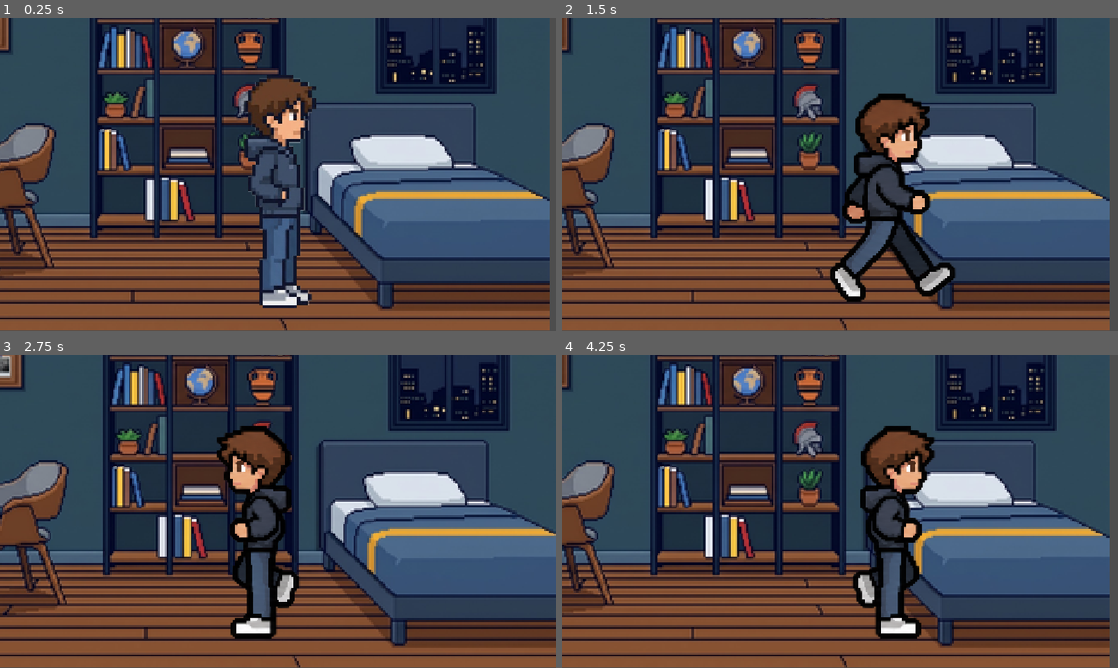
Above: before the commit, frames 1-4 (two rows, left to right).
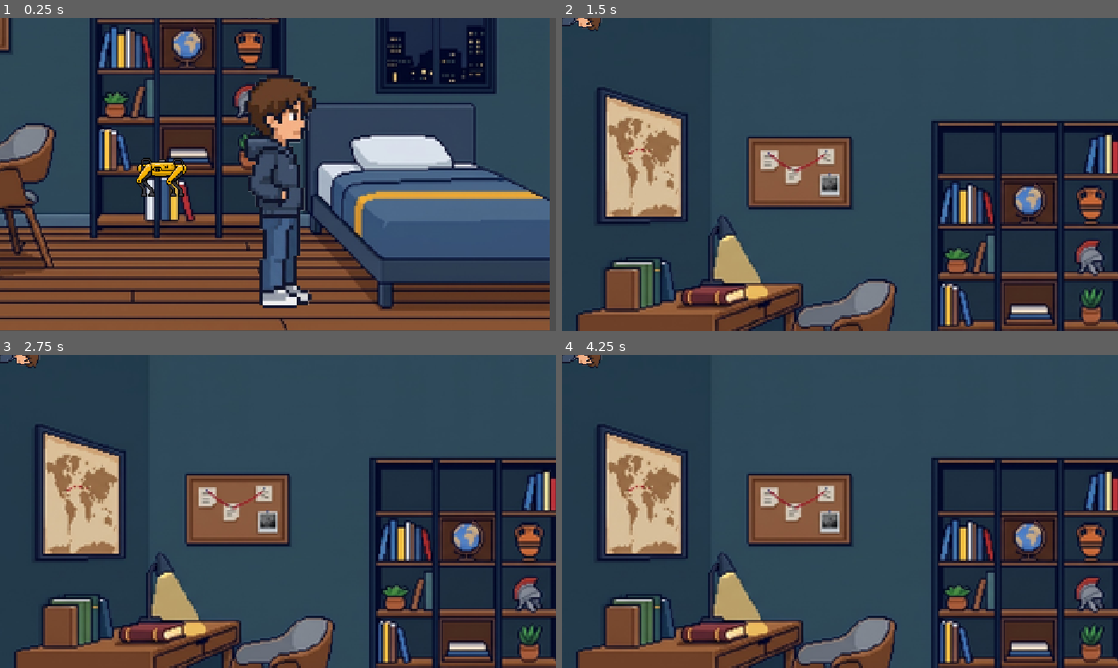
Above: after the commit, the same moments.

Repository: alexnikoghosyan/Ctrl-Z
Game: Godot game, scene res://scene/intro.tscn
Two runs of this game, one before a commit and one after it. Both use one fixed random seed, a clock stepped at 60 frames per second and the inputs below.
Inputs (mouse positions are in pixels of both pictures, inside the frame that each line leads up to):
- Up to frame 1 (0.25 s): no input
- Up to frame 2 (1.5 s): move the mouse to (962, 158) at 0.52 s; hold Right (Right) from 0.53 s (still down); tap E (E) at 0.6, 1.35 s; click (962, 158) at 0.67 s; move the mouse to (728, 190) at 1.27 s; click (728, 190) at 1.42 s
- Up to frame 3 (2.75 s): move the mouse to (333, 442) at 2.02 s; release Right (Right) at 2.03 s; hold Left (Left) from 2.03 s (still down); tap E (E) at 2.1 s; click (333, 442) at 2.17 s
- Up to frame 4 (4.25 s): move the mouse to (812, 574) at 2.77 s; release Left (Left) at 2.78 s; hold Right (Right) from 2.78 s (still down); tap E (E) at 2.85, 3.6 s; click (812, 574) at 2.92 s; move the mouse to (1006, 558) at 3.52 s; click (1006, 558) at 3.67 s

The runs differ from the first frame. In frame 1, 0.7% of the frame differs, in the area x 24-34%, y 44-58%; in frame 2, 78%, in the area x 0-100%, y 0-100%; in frame 3, 76%; in frame 4, 78%.

Commit message:
..

Diff:
--- a/scene/character_body_2d.gd
+++ b/scene/character_body_2d.gd
@@ -21,8 +21,6 @@
 func _ready() -> void:
 	dog_vertical_offset = dog.global_position.y - global_position.y
 
-	# Detach the dog from the player so it can trail the player's path smoothly.
-	dog.reparent(get_parent(), true)
 	dog.z_index = 1
 	sprite.z_index = 2
 	dog.play("default")
--- a/scene/intro.gd
+++ b/scene/intro.gd
@@ -1,26 +1,42 @@
 extends Node
 
 const CHILD_DIALOGUE := "res://dialogue_child_panel.png"
+const ROBOT_DIALOGUE := "res://dialogue_robot_panel.png"
+const TYPEWRITER_SPEED := 32.0
 
 var player_in_area := false
 var table_view_active := false
 var book_is_open := false
 var animation_busy := false
 var opening_book := false
+var ending_started := false
 
 var dialogue_panel: TextureRect
+var dialogue_text: Label
+var dialogue_index := 0
+var conversation_finished := false
+var typing_dialogue := false
+var typewriter_elapsed := 0.0
+const DIALOGUE_LINES := [
+	"Երեխա․ «Ի՞նչ է տեղի ունեցել Չեռնոբիլի ատոմակայանի հետ»։",
+	"Ռոբոտ-շուն․ «1986-ին ռեակտորի վթարի հետևանքով մեծ քանակությամբ ռադիոակտիվ նյութեր տարածվեցին»։",
+	"Երեխա․ «Իսկ ի՞նչ եղավ այնտեղ ապրող մարդկանց հետ»։",
+	"Ռոբոտ-շուն․ «Մարդկանց տարհանեցին, իսկ վթարի հետևանքները երկար տարիներ ազդեցին շրջակա միջավայրի վրա»։"
+]
 
 @onready var stand_up: Node = $"Intro/StandUp"
 @onready var standing_down: Node = $"Intro/Standing_Down"
 @onready var player_body: CharacterBody2D = $"Intro/StandUp/CharacterBody2D"
 @onready var book_sprite: AnimatedSprite2D = $"Intro/Standing_Down/AnimatedSprite2D"
 @onready var interaction_area: Area2D = $"Intro/StandUp/Area2D"
+@onready var bed_area: Area2D = $"Intro/StandUp/Area2D2"
 
 
 func _ready() -> void:
 	interaction_area.body_entered.connect(_on_interaction_body_entered)
 	interaction_area.body_exited.connect(_on_interaction_body_exited)
 	interaction_area.monitoring = true
+	bed_area.body_entered.connect(_on_bed_body_entered)
 
 	_create_dialogue_ui()
 
@@ -47,19 +63,51 @@
 	if animation_busy:
 		return
 
-	if Input.is_action_just_pressed("Right") and not book_is_open:
-		_set_book_open(true)
-	elif Input.is_action_just_pressed("Left") and book_is_open:
-		_set_book_open(false)
+	if typing_dialogue:
+		typewriter_elapsed += _delta
+		var visible_count := int(typewriter_elapsed * TYPEWRITER_SPEED)
+		dialogue_text.visible_characters = mini(visible_count, dialogue_text.text.length())
+		if dialogue_text.visible_characters >= dialogue_text.text.length():
+			typing_dialogue = false
+			if dialogue_index == DIALOGUE_LINES.size() - 1:
+				conversation_finished = true
+		if typing_dialogue:
+			if Input.is_action_just_pressed("Right"):
+				dialogue_text.visible_characters = -1
+				typing_dialogue = false
+				if dialogue_index == DIALOGUE_LINES.size() - 1:
+					conversation_finished = true
+			return
+
+	if not book_is_open:
+		if Input.is_action_just_pressed("Right"):
+			_set_book_open(true)
+		return
+
+	if Input.is_action_just_pressed("Right"):
+		if dialogue_index < DIALOGUE_LINES.size() - 1:
+			dialogue_index += 1
+			_show_dialogue_line()
+	elif Input.is_action_just_pressed("Left"):
+		if conversation_finished:
+			_set_book_open(false)
+		elif dialogue_index > 0:
+			dialogue_index -= 1
+			_show_dialogue_line()
 
 
 func _input(event: InputEvent) -> void:
 	if not table_view_active or animation_busy:
 		return
 	if event is InputEventMouseButton and event.button_index == MOUSE_BUTTON_LEFT and event.pressed:
-		var local_mouse := book_sprite.to_local(book_sprite.get_global_mouse_position())
-		if book_sprite.get_rect().has_point(local_mouse):
-			_set_book_open(not book_is_open)
+		var local_mouse := book_sprite.get_local_mouse_position()
+		var frame_texture := book_sprite.sprite_frames.get_frame_texture(book_sprite.animation, book_sprite.frame)
+		var frame_rect := Rect2(-frame_texture.get_size() * 0.5, frame_texture.get_size())
+		if frame_rect.has_point(local_mouse):
+			if not book_is_open:
+				_set_book_open(true)
+			elif conversation_finished:
+				_set_book_open(false)
 
 
 func _set_book_open(open: bool) -> void:
@@ -93,22 +141,22 @@
 	dialogue_panel.mouse_filter = Control.MOUSE_FILTER_IGNORE
 
 	var viewport_size := get_viewport().get_visible_rect().size
-	var panel_width := minf(900.0, viewport_size.x - 32.0)
+	var panel_width := minf(1100.0, viewport_size.x - 32.0)
 	var panel_height := panel_width * float(panel_texture.get_height()) / float(panel_texture.get_width())
 	dialogue_panel.position = Vector2((viewport_size.x - panel_width) * 0.5, viewport_size.y - panel_height - 12.0)
 	dialogue_panel.size = Vector2(panel_width, panel_height)
 	dialogue_panel.visible = false
 	layer.add_child(dialogue_panel)
 
-	var dialogue_text := Label.new()
+	dialogue_text = Label.new()
 	dialogue_text.name = "ChildQuestion"
-	dialogue_text.text = "Ի՞նչ է տեղի ունեցել Չեռնոբիլի ատոմակայանի հետ։"
-	dialogue_text.position = Vector2(panel_width * 0.265, panel_height * 0.20)
-	dialogue_text.size = Vector2(panel_width * 0.68, panel_height * 0.60)
+	dialogue_text.text = "Երեխա․ «Ի՞նչ է տեղի ունեցել Չեռնոբիլի ատոմակայանի հետ»։"
+	dialogue_text.position = Vector2(panel_width * 0.255, panel_height * 0.25)
+	dialogue_text.size = Vector2(panel_width * 0.72, panel_height * 0.50)
 	dialogue_text.autowrap_mode = TextServer.AUTOWRAP_WORD_SMART
 	dialogue_text.horizontal_alignment = HORIZONTAL_ALIGNMENT_LEFT
 	dialogue_text.vertical_alignment = VERTICAL_ALIGNMENT_CENTER
-	dialogue_text.add_theme_font_size_override("font_size", 22)
+	dialogue_text.add_theme_font_size_override("font_size", 19)
 	dialogue_text.add_theme_color_override("font_color", Color("#342a29"))
 	dialogue_panel.add_child(dialogue_text)
 
@@ -121,6 +169,23 @@
 func _on_interaction_body_exited(body: Node2D) -> void:
 	if body == player_body:
 		player_in_area = false
+
+
+func _on_bed_body_entered(body: Node2D) -> void:
+	if body != player_body or ending_started:
+		return
+
+	ending_started = true
+	player_body.velocity = Vector2.ZERO
+	player_body.global_position = bed_area.global_position
+	player_body.set_physics_process(false)
+	player_body.set_process(false)
+
+	var player_sprite: AnimatedSprite2D = player_body.get_node("AnimatedSprite2D")
+	player_sprite.stop()
+	player_sprite.play("default")
+	player_sprite.scale = Vector2(0.7, 0.7)
+	player_sprite.rotation = PI / 2.0
 
 
 func _on_book_animation_finished() -> void:
@@ -128,6 +193,9 @@
 	if opening_book:
 		book_sprite.frame = 0
 		book_is_open = true
+		dialogue_index = 0
+		conversation_finished = false
+		_show_dialogue_line()
 		dialogue_panel.visible = true
 	else:
 		book_sprite.frame = book_sprite.sprite_frames.get_frame_count("default") - 1
@@ -136,6 +204,18 @@
 	animation_busy = false
 
 
+func _show_dialogue_line() -> void:
+	var line: String = DIALOGUE_LINES[dialogue_index]
+	var panel_path := ROBOT_DIALOGUE if line.begins_with("Ռոբոտ-շուն") else CHILD_DIALOGUE
+	dialogue_panel.texture = load(panel_path) as Texture2D
+	dialogue_text.text = line
+	dialogue_text.visible_characters = 0
+	typewriter_elapsed = 0.0
+	typing_dialogue = true
+	if dialogue_index == DIALOGUE_LINES.size() - 1:
+		conversation_finished = false
+
+
 func _set_branch_active(branch: Node, active: bool) -> void:
 	_set_node_active(branch, active)
 
